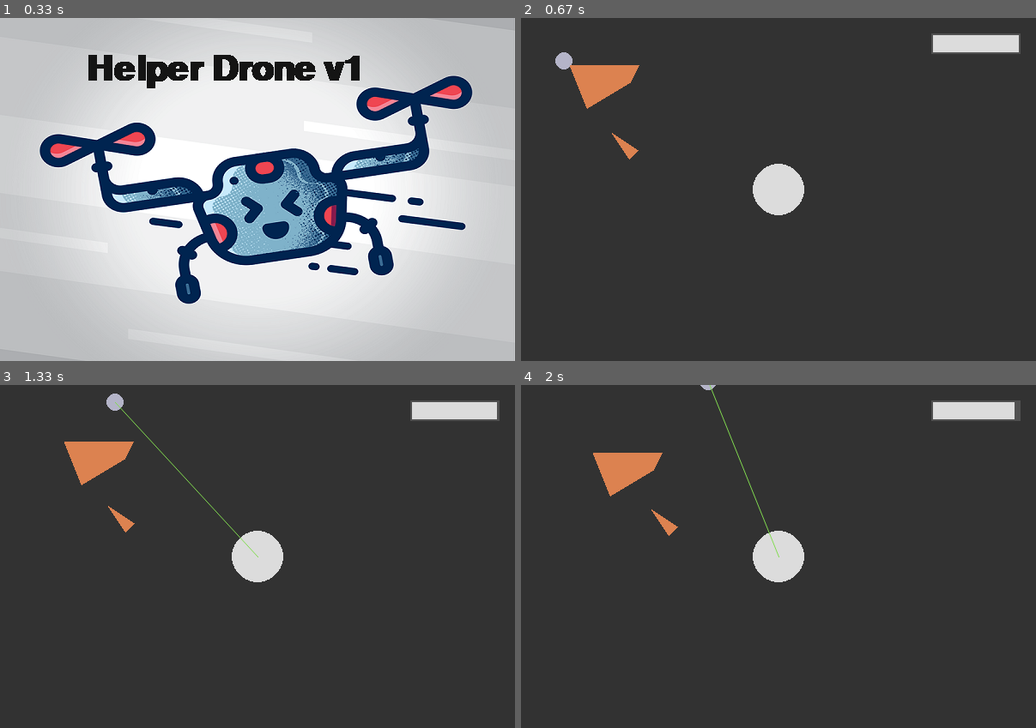
Above: before the commit, frames 1-4 (two rows, left to right).
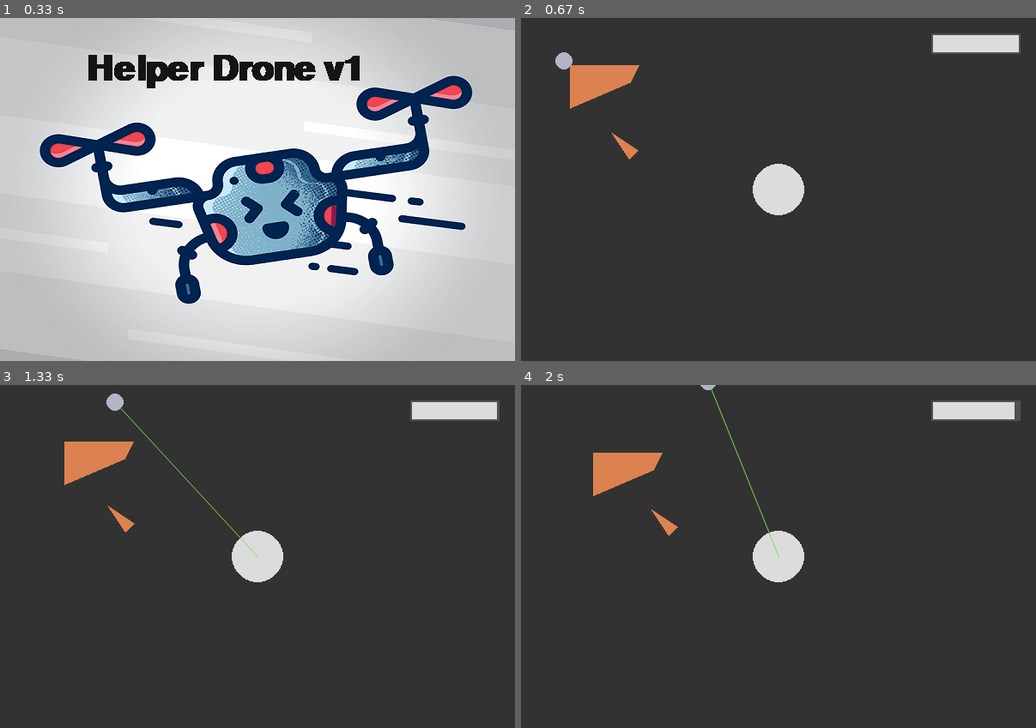
Above: after the commit, the same moments.

Repository: BLSchaf/some_game
Game: pygame game, started from helper_drone.py
The game is run twice, just before and just after one commit, with the same random seed, the same clock (stepped at 60 frames per second) and the same inputs.
Inputs (mouse positions are in pixels of both pictures, inside the frame that each line leads up to):
- Up to frame 1 (0.33 s): no input
- Up to frame 2 (0.67 s): click (778, 288) at 0.38 s
- Up to frame 3 (1.33 s): hold D 0.67-1.13 s; move the mouse to (257, 577) at 0.7 s; hold W from 1.17 s (still down)
- Up to frame 4 (2 s): release W at 1.47 s; hold D 1.5-1.97 s

Frame 1 is identical in both runs. In frame 2, 0.3% of the frame differs, in the area x 9-21%, y 14-27%; in frame 3, 0.3%; in frame 4, 0.3%.

Commit message:
zerodivision fixed

Diff:
--- a/helper_drone.py
+++ b/helper_drone.py
@@ -120,10 +120,19 @@
 def intersect(line1, line2) :
     min_allowed = 1e-5   # guard against overflow
     big_value = 1e10     # use instead (if overflow would have occurred)
-    m1 = slope(line1[0], line1[1])
+
+    try:
+        m1 = slope(line1[0], line1[1])
+    except ZeroDivisionError:
+        m1 = big_value
+
     b1 = y_intercept(m1, line1[0])
 
-    m2 = slope(line2[0], line2[1])
+    try:
+        m2 = slope(line2[0], line2[1])
+    except ZeroDivisionError:
+        m2 = big_value
+
     b2 = y_intercept(m2, line2[0])
 
     if abs(m1 - m2) < min_allowed:
@@ -243,7 +252,7 @@
 # Game Loop ------------------------------------------------------- #
 def game():
     drone = Drone((50, 50))
-    obstacles = [Obstacle([(50,50), (70,100), (120,70), (130,50)]),
+    obstacles = [Obstacle([(50,50), (50,100), (120,70), (130,50)]),
                  Obstacle([(100,130), (120,160), (130,150)])]
 
     line_of_sight = False
